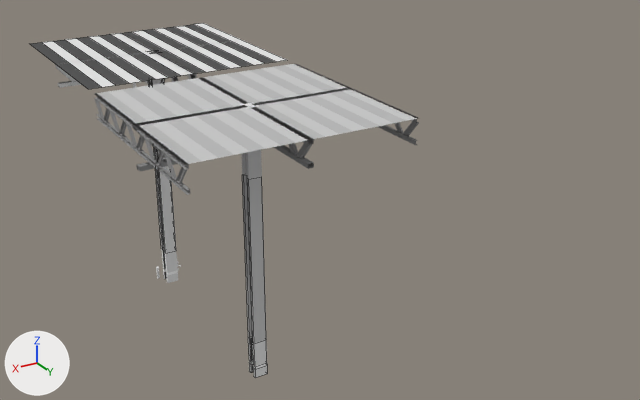
The Blender file bricks/bricks.blend, before and after one commit.
Camera for both pictures: a camera (50 mm lens) standing at (100.5, 274.6, 153.8) and looking at (-19.3, 75.1, 54.0). Lighting does not change. The marker at lower left points along +X, +Y and +Z. Mesh edges are drawn as thin lines on the coarser meshes.

Objects in the first picture: 'pillar.005', 'pillar.006', 'pillar.007', 'warehouse_roof'.
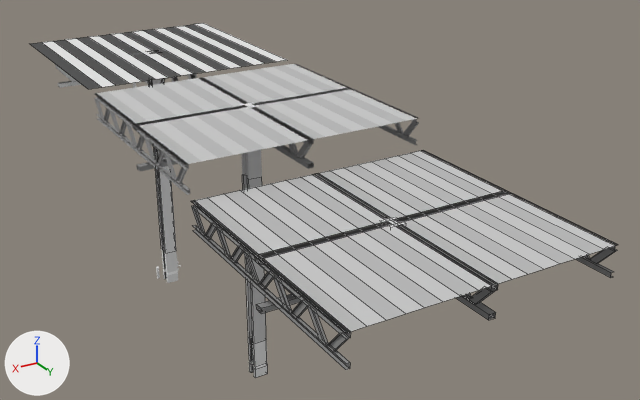
What differs and where, as boxes (x1, y1, x2, y2) in the pictures (640 x 400 px):
'pillar.002', added: after (191, 150, 617, 370)
    faces in mat_ceiling_0_9_bottomloop (its picture is missing): (191, 153, 604, 333)
    faces in mat_ceiling_1_bottomloop (its picture is missing): (208, 150, 616, 326)
    faces in mat_beamgray_1 (grey #959595): (191, 151, 617, 370)

The change, as a list of edits to the scene's bpy script:
```text
Add me_cube_105:
    me_cube_105.from_pydata(...)  # 418 vertices, 185 faces; spans x -32.0..32.0, y -32.0..32.0, z -6.0..6.0
    # faces by material slot: [9, 2, 2, 8, 8, 155, 1]
    me_cube_105.materials.append(mat_blank)  # its picture is missing
    me_cube_105.materials.append(mat_blank_csub_0_1)  # dark grey #595959
    me_cube_105.materials.append(mat_blank_csub_0_05)  # its picture is missing
    me_cube_105.materials.append(mat_ceiling_1_bottomloop)  # its picture is missing
    me_cube_105.materials.append(mat_ceiling_0_9_bottomloop)  # its picture is missing
    me_cube_105.materials.append(mat_beamgray_1)  # grey #959595
    me_cube_105.materials.append(mat_beamgray_0_95)  # grey #898989
Add ob_pillar_002:
    ob_pillar_002 = bpy.data.objects.new('pillar.002', me_cube_105)
    ob_pillar_002.location = (0.0, 137.0, 70.0)
```
